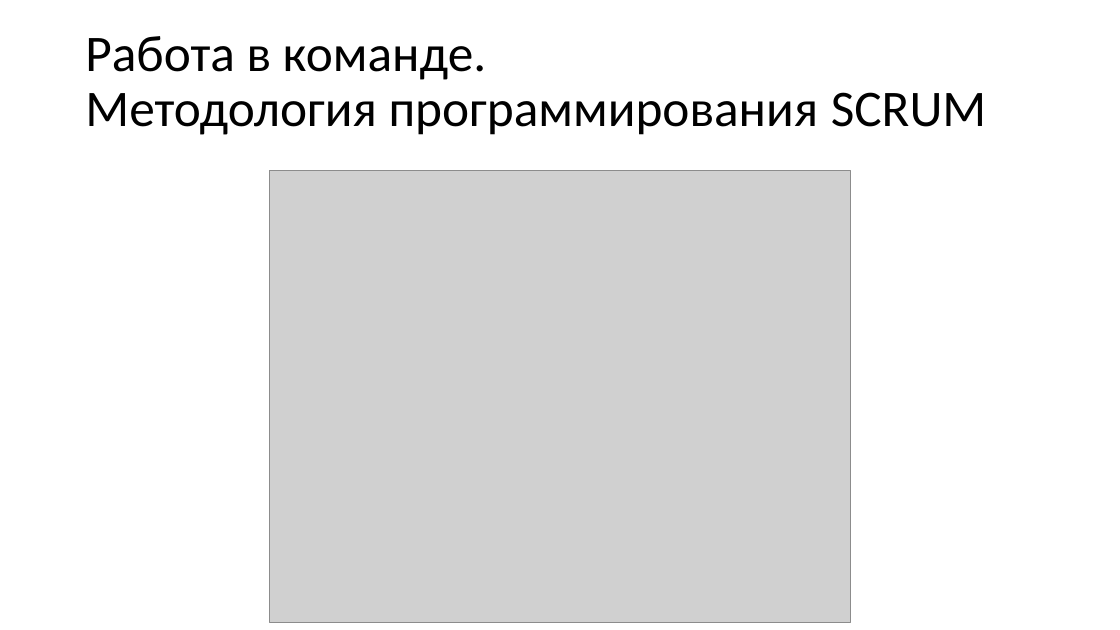
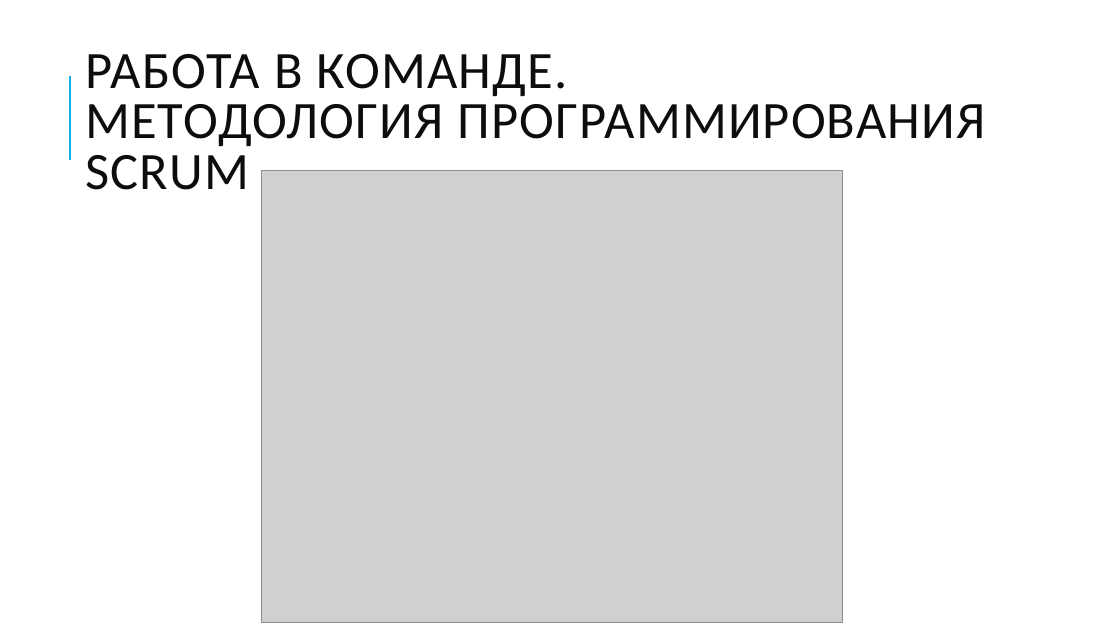
Before and after one commit to N0tilT/Timelon, a slide deck: slide 3 of docs/Timelon.pptx. Drawn at 1120x630 pixels with LibreOffice and Linux fonts; fonts in the diff are those of the drawing; grey boxes stand for pictures. Boxes give left, top, right and bottom in pixels: in the first picture for what was removed or moved away, otherwise in the second. Text is boxed around its words. In the diff, an @@ line names an element or a change of style, - is before the commit and + after.

```diff
--- a/docs/Timelon.pptx
+++ b/docs/Timelon.pptx
@@ title at [85, 54, 986, 190]: text changed; size 44 to 45 pt; text colour #000000 to #0D0D0D @@
-Работа в команде.
-Методология программирования SCRUM
+РАБОТА В КОМАНДЕ.
+МЕТОДОЛОГИЯ ПРОГРАММИРОВАНИЯ SCRUM
@@ line added from (70, 160) to (70, 76), #1CADE4 1.5 pt @@
@@ picture: place and size @@
-picture at [269, 171, 851, 622]
+picture at [261, 171, 844, 622]
```
Also in this commit, not shown: 24 other slides changed.
